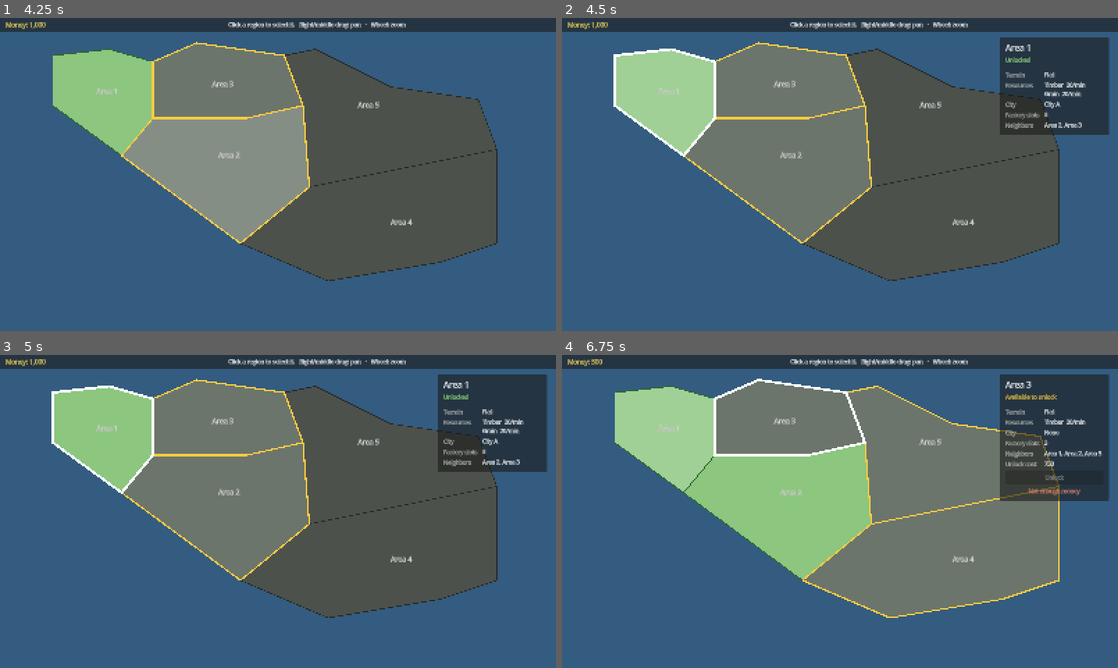
Above: before the commit, frames 1-4 (two rows, left to right).
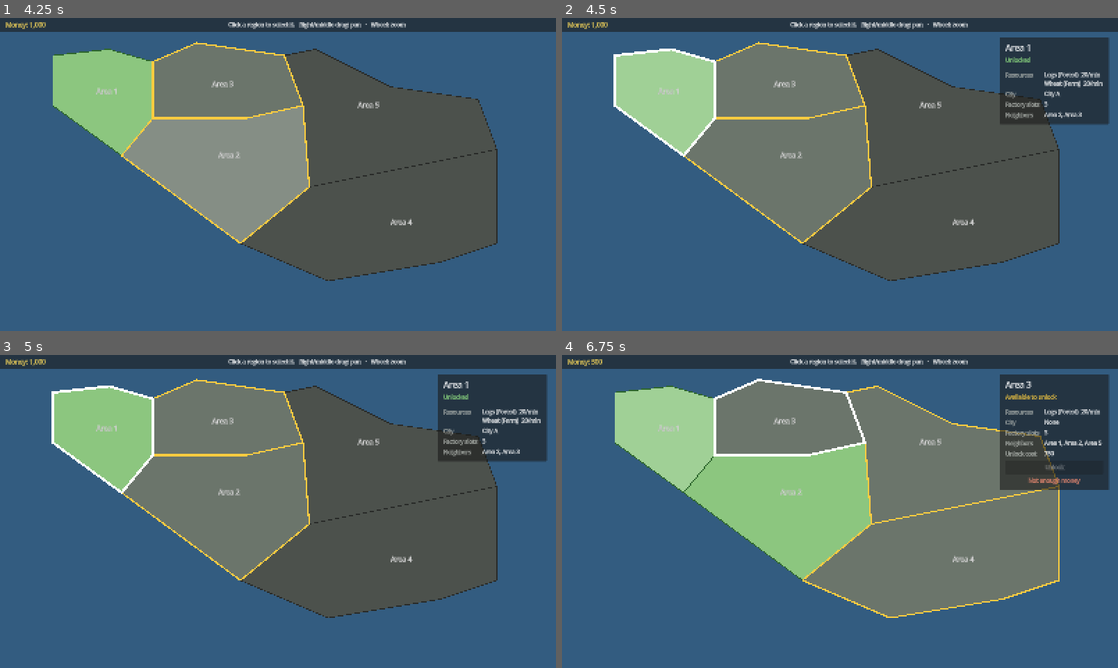
Above: after the commit, the same moments.

Repository: sgtdali/flowgame
Game: Godot game, scene res://features/worldmap/WorldMap.tscn
Two runs of this game, one before a commit and one after it. Both use one fixed random seed, a clock stepped at 60 frames per second and the inputs below. This scene is started directly instead of the project's main scene.
Inputs (mouse positions are in pixels of both pictures, inside the frame that each line leads up to):
- Up to frame 1 (4.25 s): tap A every 0.75 s from 0.5 to 3.5 s; drag from (27, 36) to (333, 105) at 0.52 s; drag from (27, 36) to (250, 237) at 1.27 s; move the mouse to (27, 36) at 2.02 s; click (27, 36) at 2.17 s; drag from (27, 36) to (111, 127) at 2.77 s; drag from (27, 36) to (305, 174) at 3.52 s
- Up to frame 2 (4.5 s): tap A at 4.25 s; drag from (673, 127) to (589, 36) at 4.27 s
- Up to frame 3 (5 s): no input
- Up to frame 4 (6.75 s): move the mouse to (867, 511) at 5.02 s; click (867, 511) at 5.17 s; click "Unlock" at 5.75 s; drag from (756, 433) to (589, 373) at 6.52 s

Frame 1 is identical in both runs. In frame 2, 1.4% of the frame differs, in the area x 78-99%, y 17-38%; in frame 3, 1.4%; in frame 4, 1.7%, in the area x 78-99%, y 17-47%.

Commit message:
Görev 02 adım 1: araziyi kaldır, hammaddeleri Tomruk/Buğday olarak adlandır, alan türü ekle
Co-Authored-By: Claude Opus 5.5 <noreply@anthropic.com>

Diff:
--- a/data/raw_resource.gd
+++ b/data/raw_resource.gd
@@ -1,13 +1,26 @@
 class_name RawResource
 extends Resource
 
-## Haritadaki bir bölgenin kaynak yatağından çıkan hammadde (kereste, tahıl...).
+## Haritadaki bir ham madde alanından çıkan hammadde (tomruk, buğday...).
 ##
 ## Her hammadde için bir .tres -> res://data/raw_resources/
 ## Yataklar tükenmez; her yatak sabit hızda çıkarır (tasarım belgesi,
-## "Hammaddeler" tablosu).
+## "Hammaddeler" tablosu). Ham mal şehre satılmaz; fabrikada işlenir.
+
+## Hammaddenin çıktığı alan türü; haritadaki noktanın adı ve simgesi bundan gelir.
+enum SiteKind { FOREST, FARM, MINE }
 
 @export var id: StringName = &""
 @export var display_name: String = "New Resource"
+@export var site_kind: SiteKind = SiteKind.FOREST
 ## Yatak başına çıkarım hızı (birim/dk).
 @export var extraction_per_minute: int = 0
+
+
+static func site_name(kind: SiteKind) -> String:
+	match kind:
+		SiteKind.FARM:
+			return "Farm"
+		SiteKind.MINE:
+			return "Mine"
+	return "Forest"
--- a/data/raw_resources/kereste.tres
+++ b/data/raw_resources/bugday.tres
@@ -4,6 +4,7 @@
 
 [resource]
 script = ExtResource("1_raw")
-id = &"kereste"
-display_name = "Timber"
+id = &"bugday"
+display_name = "Wheat"
 extraction_per_minute = 20
+site_kind = 1
--- a/data/raw_resources/demir_cevheri.tres
+++ b/data/raw_resources/demir_cevheri.tres
@@ -7,3 +7,4 @@
 id = &"demir_cevheri"
 display_name = "Iron Ore"
 extraction_per_minute = 20
+site_kind = 2
--- a/data/raw_resources/tahil.tres
+++ b/data/raw_resources/tomruk.tres
@@ -4,6 +4,7 @@
 
 [resource]
 script = ExtResource("1_raw")
-id = &"tahil"
-display_name = "Grain"
+id = &"tomruk"
+display_name = "Logs"
 extraction_per_minute = 20
+site_kind = 0
--- a/data/region_data.gd
+++ b/data/region_data.gd
@@ -8,12 +8,8 @@
 ## çizimde durur (kullanıcı elle çizer). Çizimdeki bölge düğümü bu veriyi
 ## `RegionView.data` ile gösterir.
 
-enum Terrain { FLAT, HILLY, MOUNTAINOUS }
-
 @export var id: StringName = &""
 @export var display_name: String = "New Region"
-## Arazi ileride hat maliyetini ve kapasitesini etkileyecek (tasarım belgesi).
-@export var terrain: Terrain = Terrain.FLAT
 ## Bölgedeki kaynak yatakları (1–3). Aynı hammadde iki kez yazılırsa iki yatak demektir.
 @export var resources: Array[RawResource] = []
 ## Kurulabilecek fabrika sayısı (2–4).
@@ -28,12 +24,3 @@
 
 func has_city() -> bool:
 	return not city_name.is_empty()
-
-
-static func terrain_name(value: Terrain) -> String:
-	match value:
-		Terrain.HILLY:
-			return "Hilly"
-		Terrain.MOUNTAINOUS:
-			return "Mountainous"
-	return "Flat"
--- a/data/regions/area1.tres
+++ b/data/regions/area1.tres
@@ -2,14 +2,13 @@
 
 [ext_resource type="Script" path="res://data/region_data.gd" id="1_region"]
 [ext_resource type="Script" path="res://data/raw_resource.gd" id="1_raw_script"]
-[ext_resource type="Resource" path="res://data/raw_resources/kereste.tres" id="2"]
-[ext_resource type="Resource" path="res://data/raw_resources/tahil.tres" id="3"]
+[ext_resource type="Resource" path="res://data/raw_resources/tomruk.tres" id="2"]
+[ext_resource type="Resource" path="res://data/raw_resources/bugday.tres" id="3"]
 
 [resource]
 script = ExtResource("1_region")
 id = &"area1"
 display_name = "Area 1"
-terrain = 0
 resources = Array[ExtResource("1_raw_script")]([ExtResource("2"), ExtResource("3")])
 factory_slots = 3
 city_name = "City A"
--- a/data/regions/area2.tres
+++ b/data/regions/area2.tres
@@ -8,7 +8,6 @@
 script = ExtResource("1_region")
 id = &"area2"
 display_name = "Area 2"
-terrain = 1
 resources = Array[ExtResource("1_raw_script")]([ExtResource("2")])
 factory_slots = 2
 city_name = ""
--- a/data/regions/area3.tres
+++ b/data/regions/area3.tres
@@ -2,13 +2,12 @@
 
 [ext_resource type="Script" path="res://data/region_data.gd" id="1_region"]
 [ext_resource type="Script" path="res://data/raw_resource.gd" id="1_raw_script"]
-[ext_resource type="Resource" path="res://data/raw_resources/kereste.tres" id="2"]
+[ext_resource type="Resource" path="res://data/raw_resources/tomruk.tres" id="2"]
 
 [resource]
 script = ExtResource("1_region")
 id = &"area3"
 display_name = "Area 3"
-terrain = 0
 resources = Array[ExtResource("1_raw_script")]([ExtResource("2")])
 factory_slots = 3
 city_name = ""
--- a/data/regions/area4.tres
+++ b/data/regions/area4.tres
@@ -2,14 +2,13 @@
 
 [ext_resource type="Script" path="res://data/region_data.gd" id="1_region"]
 [ext_resource type="Script" path="res://data/raw_resource.gd" id="1_raw_script"]
-[ext_resource type="Resource" path="res://data/raw_resources/tahil.tres" id="2"]
-[ext_resource type="Resource" path="res://data/raw_resources/kereste.tres" id="3"]
+[ext_resource type="Resource" path="res://data/raw_resources/bugday.tres" id="2"]
+[ext_resource type="Resource" path="res://data/raw_resources/tomruk.tres" id="3"]
 
 [resource]
 script = ExtResource("1_region")
 id = &"area4"
 display_name = "Area 4"
-terrain = 0
 resources = Array[ExtResource("1_raw_script")]([ExtResource("2"), ExtResource("3")])
 factory_slots = 4
 city_name = "City B"
--- a/data/regions/area5.tres
+++ b/data/regions/area5.tres
@@ -8,7 +8,6 @@
 script = ExtResource("1_region")
 id = &"area5"
 display_name = "Area 5"
-terrain = 2
 resources = Array[ExtResource("1_raw_script")]([ExtResource("2")])
 factory_slots = 2
 city_name = ""
--- a/features/worldmap/WorldMap.tscn
+++ b/features/worldmap/WorldMap.tscn
@@ -97,20 +97,6 @@
 theme_override_constants/v_separation = 8
 columns = 2
 
-[node name="TerrainCaption" type="Label" parent="UI/InfoPanel/Margin/VBox/Grid"]
-layout_mode = 2
-size_flags_vertical = 0
-theme_override_colors/font_color = Color(0.7, 0.72, 0.7, 1)
-text = "Terrain"
-
-[node name="TerrainValue" type="Label" parent="UI/InfoPanel/Margin/VBox/Grid"]
-unique_name_in_owner = true
-custom_minimum_size = Vector2(170, 0)
-layout_mode = 2
-size_flags_horizontal = 3
-autowrap_mode = 3
-text = "-"
-
 [node name="ResourcesCaption" type="Label" parent="UI/InfoPanel/Margin/VBox/Grid"]
 layout_mode = 2
 size_flags_vertical = 0
--- a/features/worldmap/region_info_panel.gd
+++ b/features/worldmap/region_info_panel.gd
@@ -22,7 +22,6 @@
 
 @onready var title_label: Label = %TitleLabel
 @onready var status_label: Label = %StatusLabel
-@onready var terrain_value: Label = %TerrainValue
 @onready var resources_value: Label = %ResourcesValue
 @onready var city_value: Label = %CityValue
 @onready var slots_value: Label = %SlotsValue
@@ -47,7 +46,6 @@
 	title_label.text = region.display_name
 	status_label.text = STATUS_TEXT[status]
 	status_label.add_theme_color_override("font_color", STATUS_COLOR[status])
-	terrain_value.text = RegionData.terrain_name(region.terrain)
 	resources_value.text = _resources_text(region)
 	city_value.text = region.city_name if region.has_city() else "None"
 	slots_value.text = str(region.factory_slots)
@@ -68,7 +66,8 @@
 func _resources_text(region: RegionData) -> String:
 	var lines: PackedStringArray = []
 	for resource: RawResource in region.resources:
-		lines.append("%s  %d/min" % [resource.display_name, resource.extraction_per_minute])
+		lines.append("%s (%s)  %d/min" % [resource.display_name,
+				RawResource.site_name(resource.site_kind), resource.extraction_per_minute])
 	return "\n".join(lines) if not lines.is_empty() else "None"
 
 
